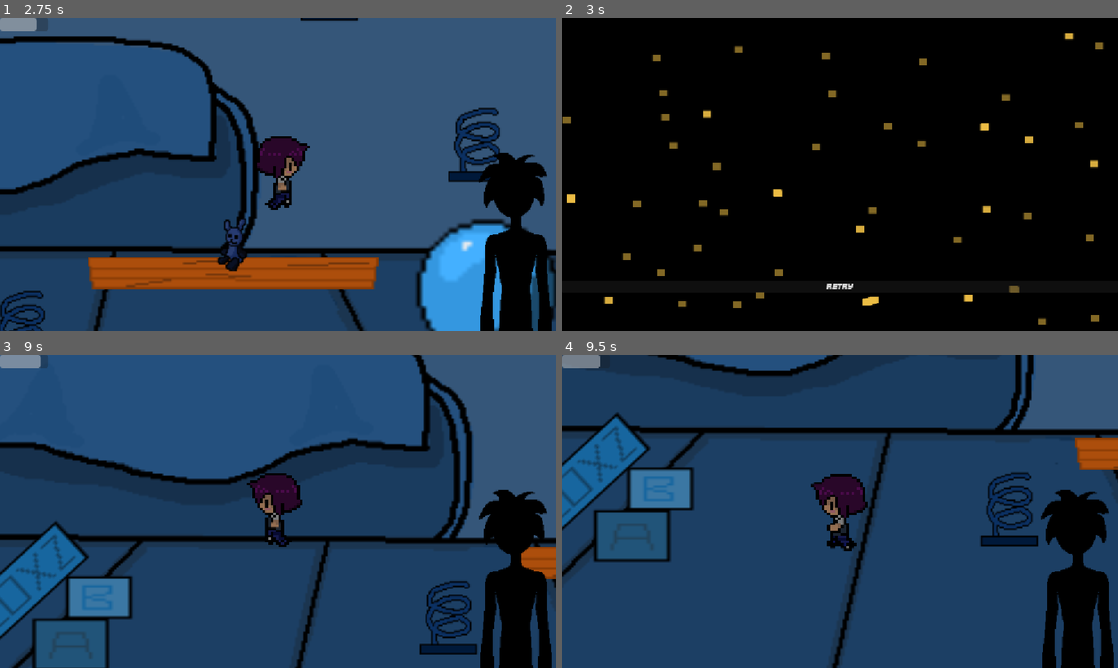
Above: before the commit, frames 1-4 (two rows, left to right).
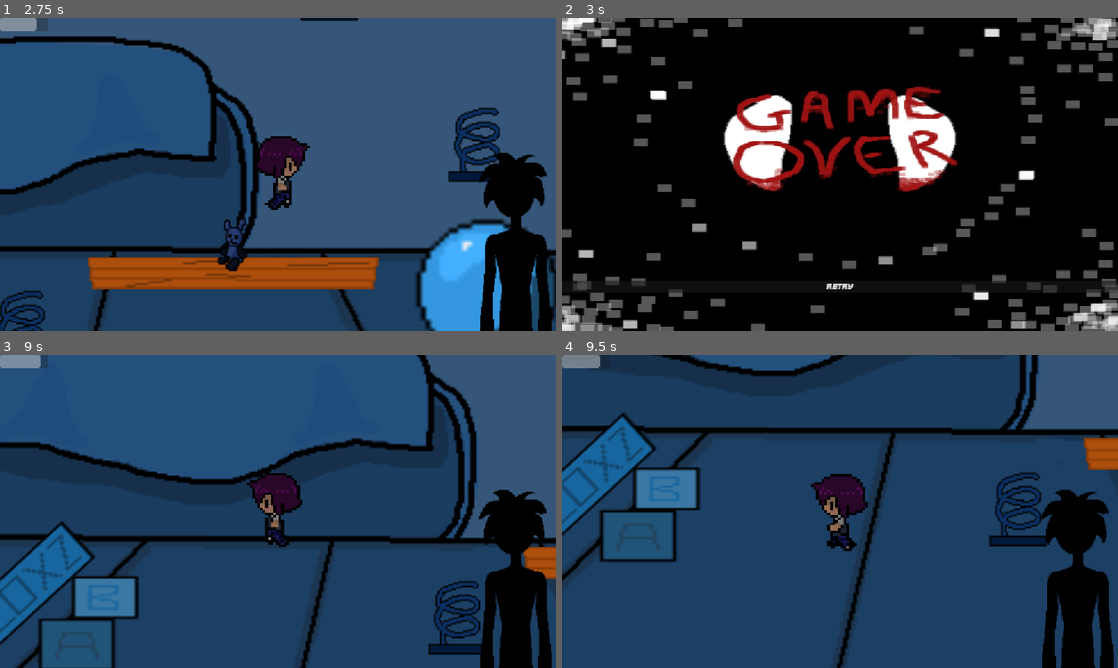
Above: after the commit, the same moments.

Repository: George-Gardiner/HavenBounceBack
Game: Godot game, scene res://main_menu.tscn
Two runs of this game, one before a commit and one after it. Both use one fixed random seed, a clock stepped at 60 frames per second and the inputs below.
Inputs:
- Up to frame 1 (2.75 s): click "Start" at 0.5 s; hold D (Right) from 1.28 s (still down); tap Space (Jump) at 1.52, 2.27 s
- Up to frame 2 (3 s): release D (Right) at 2.78 s; hold A (Left) from 2.78 s (still down)
- Up to frame 3 (9 s): release A (Left) at 3.5 s; click "Retry" at 3.5 s; hold D (Right) 4.28-5.78 s; tap Space (Jump) at 4.52, 5.27, 6.02, 8.27 s; hold A (Left) 5.78-6.5 s; click "Retry" at 6.5 s; hold D (Right) 7.28-8.03 s; hold A (Left) from 8.03 s (still down)
- Up to frame 4 (9.5 s): keep holding A (Left); tap Space (Jump) at 9.02 s

Frame 1 is identical in both runs. In frame 2, 18% of the frame differs, in the area x 0-100%, y 0-100%; in frame 3, 8.3%; in frame 4, 7.1%.

Commit message:
death screen

Diff:
--- a/death_screen.tscn
+++ b/death_screen.tscn
@@ -1,7 +1,7 @@
 [gd_scene format=3 uid="uid://d3j4fvkd0oasy"]
 
 [ext_resource type="Script" uid="uid://dgm3kdmr0f5a1" path="res://death_screen.gd" id="1_6bi5g"]
-[ext_resource type="Texture2D" uid="uid://dsmg5n86alif1" path="res://misc assets/title screen.png" id="1_if853"]
+[ext_resource type="Texture2D" uid="uid://bv3n40om3yiby" path="res://misc assets/UDead.png" id="2_6bi5g"]
 [ext_resource type="PackedScene" uid="uid://cbrefe0tmrksb" path="res://button.tscn" id="3_y0ggs"]
 
 [node name="Death screen" type="Control" unique_id=779553536]
@@ -20,7 +20,7 @@
 anchor_bottom = 1.0
 grow_horizontal = 2
 grow_vertical = 2
-texture = ExtResource("1_if853")
+texture = ExtResource("2_6bi5g")
 
 [node name="Button" parent="." unique_id=1142624175 instance=ExtResource("3_y0ggs")]
 layout_mode = 1
--- a/level_1.tscn
+++ b/level_1.tscn
@@ -16,11 +16,11 @@
 
 [sub_resource type="WorldBoundaryShape2D" id="WorldBoundaryShape2D_xfxhf"]
 normal = Vector2(-0.9999989, -0.0014367801)
-distance = -1043.9918
+distance = -1073.0033
 
 [sub_resource type="WorldBoundaryShape2D" id="WorldBoundaryShape2D_8lgk4"]
 normal = Vector2(0.9999604, -0.008894185)
-distance = -1187.0421
+distance = -1205.0947
 
 [node name="Level1" type="Node2D" unique_id=448889599]
 
--- a/project.godot
+++ b/project.godot
@@ -50,6 +50,11 @@
 , Object(InputEventKey,"resource_local_to_scene":false,"resource_name":"","device":-1,"window_id":0,"alt_pressed":false …(186 unchanged characters)…
 ]
 }
+Restart={
+"deadzone": 0.2,
+"events": [Object(InputEventKey,"resource_local_to_scene":false,"resource_name":"","device":-1,"window_id":0,"alt_pressed":false,"shift_pressed":false,"ctrl_pressed":false,"meta_pressed":false,"pressed":false,"keycode":0,"physical_keycode":82,"key_label":0,"unicode":114,"location":0,"echo":false,"script":null)
+]
+}
 
 [physics]
 
Binary file added: misc assets/UDead.png
Not shown, added: misc assets/UDead.png.import
